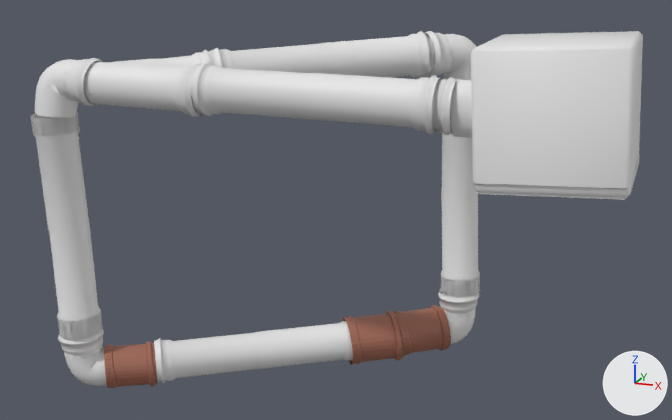
Two versions of the Blender file object3d/Esgoto/canos.blend, one commit apart.
Both versions are drawn from a 50 mm camera at (5.96, -3.33, 4.03) aimed at (1.31, 9.02, 0.22). The axes (+X, +Y, +Z) are drawn at lower right. The lights are the same throughout.

Script lines for the objects in view, before the commit:
```python
ob_beziercurve_001 = bpy.data.objects.new('BezierCurve.001', me_beziercurve_001)
ob_beziercurve_001.location = (-4.01, 7.67, 1.44)
ob_beziercurve_001.rotation_euler = (6.33, -3.063, 0.0789)  # degrees (3, -175, 4.5)
ob_beziercurve_001.scale = (0.226, 0.226, 0.226)
ob_beziercurve_002 = bpy.data.objects.new('BezierCurve.002', me_beziercurve_002)
ob_beziercurve_002.location = (-1.53, 8.17, -3.85)
ob_beziercurve_002.rotation_euler = (8.322, -4.591, 2.628)  # degrees (117, -263, 151)
ob_beziercurve_002.scale = (0.226, 0.226, 0.226)
ob_beziercurve_003 = bpy.data.objects.new('BezierCurve.003', me_beziercurve_003)
ob_beziercurve_003.location = (2.2, 10.13, -3.68)
ob_beziercurve_003.rotation_euler = (7.715, -4.65, 5.202)  # degrees (82, -266, 298)
ob_beziercurve_003.scale = (0.226, 0.226, 0.226)
ob_circle_001 = bpy.data.objects.new('Circle.001', me_circle_021)
ob_circle_001.location = (3.38, 11.22, 2.4)
ob_circle_001.rotation_euler = (1.086, -1.461, 2.659)  # degrees (62, -84, 152)
ob_circle_001.scale = (0.675, 0.64, 0.674)
ob_circle_003 = bpy.data.objects.new('Circle.003', me_circle_002)
ob_circle_003.location = (2.58, 10.57, -2.17)
ob_circle_003.rotation_euler = (1.219, -1.481, 2.466)  # degrees (70, -85, 141)
ob_circle_003.scale = (0.675, 0.64, 0.674)
ob_circle_004 = bpy.data.objects.new('Circle.004', me_circle_009)
ob_circle_004.location = (-0.97, 8.36, -2.32)
ob_circle_004.rotation_euler = (1.541, 0.0000358, 2.146)  # degrees (88, 0, 123)
ob_circle_004.scale = (0.724, 0.724, 0.197)
ob_circle_005 = bpy.data.objects.new('Circle.005', me_circle_003)
ob_circle_005.location = (2.43, 10.39, -2.12)
ob_circle_005.rotation_euler = (1.481, -0.135, 2.143)  # degrees (85, -7.7, 123)
ob_circle_005.scale = (0.831, 0.831, 0.226)
ob_circle_006 = bpy.data.objects.new('Circle.006', me_circle_004)
ob_circle_006.location = (3.03, 10.81, -2.04)
ob_circle_006.rotation_euler = (1.463, 0.0245, 2.166)  # degrees (84, 1.4, 124)
ob_circle_006.scale = (0.779, 0.778, 0.212)
ob_circle_015 = bpy.data.objects.new('Circle.015', me_circle_011)
ob_circle_015.location = (4.75, 7.75, 2.03)
ob_circle_015.rotation_euler = (1.678, -1.491, 1.459)  # degrees (96, -85, 84)
ob_circle_015.scale = (0.675, 0.64, 0.674)
# also in view: 'Circle.012' at (1.54, 7.66, 2.12); 'Circle.016' at (-0.91, 8.07, 2.15); 'BezierCurve.006' at (2.54, 10.51, 2.31); 'Cube' at (4.41, 7.8, 2.1); 'Circle.002' at (2.77, 10.72, 0.22)
```
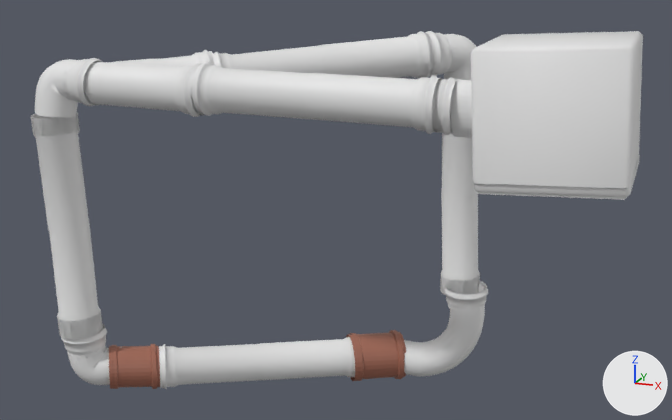
The newer file is also turned or shifted as a whole; pictures and numbers use the older file's frame.

Boxes [x1, y1, x2, y2] around the edits, measured in the pictures (672 x 420 px):
'Circle.003', moved, turned
    before: [154, 321, 353, 383]
    after: [159, 337, 355, 389]
'Circle.001', moved, turned
    before: [210, 31, 434, 78]
    after: [212, 31, 435, 78]
'BezierCurve.002', moved, turned
    before: [58, 329, 107, 386]
    after: [35, 58, 103, 118]
'BezierCurve.001', moved, turned
    before: [35, 58, 103, 118]
    after: [426, 31, 476, 80]
'BezierCurve', added
    after: [404, 281, 488, 376]
'Circle.005', moved, turned
    before: [342, 311, 405, 365]
    after: [346, 330, 406, 381]
'BezierCurve.003', moved, turned
    before: [438, 289, 479, 344]
    after: [61, 323, 122, 385]
'Circle.004', moved, turned
    before: [104, 342, 158, 388]
    after: [109, 344, 160, 389]
'Circle.006', deleted
    before: [394, 305, 451, 355]
'BezierCurve.006', unchanged, covered by the edit
    before: [426, 31, 476, 80]

Diff of the bpy script that builds the scene:
```diff
--- a/object3d/Esgoto/canos.blend.py
+++ b/object3d/Esgoto/canos.blend.py
@@ ob_circle_004 @@
 ob_circle_004 = bpy.data.objects.new('Circle.004', me_circle_009)
-ob_circle_004.location = (-0.97, 8.36, -2.32)
-ob_circle_004.rotation_euler = (1.541, 0.0000358, 2.146)  # degrees (88, 0, 123)
+ob_circle_004.location = (-0.94, 8.39, -2.4)
+ob_circle_004.rotation_euler = (1.599, -0.0375, 2.145)  # degrees (92, -2.1, 123)
 ob_circle_004.scale = (0.724, 0.724, 0.197)
@@ ob_circle_001 @@
 ob_circle_001 = bpy.data.objects.new('Circle.001', me_circle_021)
-ob_circle_001.location = (3.38, 11.22, 2.4)
-ob_circle_001.rotation_euler = (1.086, -1.461, 2.659)  # degrees (62, -84, 152)
+ob_circle_001.location = (3.41, 11.15, 2.44)
+ob_circle_001.rotation_euler = (-1.998, -1.737, -0.538)  # degrees (-114, -100, -31)
 ob_circle_001.scale = (0.675, 0.64, 0.674)
@@ ob_beziercurve_001 @@
 ob_beziercurve_001 = bpy.data.objects.new('BezierCurve.001', me_beziercurve_001)
-ob_beziercurve_001.location = (-4.01, 7.67, 1.44)
-ob_beziercurve_001.rotation_euler = (6.33, -3.063, 0.0789)  # degrees (3, -175, 4.5)
+ob_beziercurve_001.location = (4.04, 11.66, 1.59)
+ob_beziercurve_001.rotation_euler = (3.14, -0.018, 0.781)  # degrees (180, -1, 45)
 ob_beziercurve_001.scale = (0.226, 0.226, 0.226)
@@ ob_beziercurve_002 @@
 ob_beziercurve_002 = bpy.data.objects.new('BezierCurve.002', me_beziercurve_002)
-ob_beziercurve_002.location = (-1.53, 8.17, -3.85)
-ob_beziercurve_002.rotation_euler = (8.322, -4.591, 2.628)  # degrees (117, -263, 151)
+ob_beziercurve_002.location = (-4.01, 7.67, 1.44)
+ob_beziercurve_002.rotation_euler = (0.0469, -3.063, 0.0789)  # degrees (2.7, -175, 4.5)
 ob_beziercurve_002.scale = (0.226, 0.226, 0.226)
@@ ob_beziercurve_003 @@
 ob_beziercurve_003 = bpy.data.objects.new('BezierCurve.003', me_beziercurve_003)
-ob_beziercurve_003.location = (2.2, 10.13, -3.68)
-ob_beziercurve_003.rotation_euler = (7.715, -4.65, 5.202)  # degrees (82, -266, 298)
+ob_beziercurve_003.location = (-1.49, 8.2, -3.85)
+ob_beziercurve_003.rotation_euler = (-1.103, 1.45, -0.514)  # degrees (-63, 83, -29)
 ob_beziercurve_003.scale = (0.226, 0.226, 0.226)
@@ ob_circle_003 @@
 ob_circle_003 = bpy.data.objects.new('Circle.003', me_circle_002)
-ob_circle_003.location = (2.58, 10.57, -2.17)
-ob_circle_003.rotation_euler = (1.219, -1.481, 2.466)  # degrees (70, -85, 141)
+ob_circle_003.location = (2.61, 10.6, -2.56)
+ob_circle_003.rotation_euler = (-0.958, -1.627, -1.639)  # degrees (-55, -93, -94)
 ob_circle_003.scale = (0.675, 0.64, 0.674)
@@ ob_circle_005 @@
 ob_circle_005 = bpy.data.objects.new('Circle.005', me_circle_003)
-ob_circle_005.location = (2.43, 10.39, -2.12)
-ob_circle_005.rotation_euler = (1.481, -0.135, 2.143)  # degrees (85, -7.7, 123)
+ob_circle_005.location = (2.47, 10.42, -2.5)
+ob_circle_005.rotation_euler = (1.544, -0.174, 2.134)  # degrees (88, -10, 122)
 ob_circle_005.scale = (0.831, 0.831, 0.226)
@@ ob_circle_006 @@
-ob_circle_006 = bpy.data.objects.new('Circle.006', me_circle_004)
@@ ob_beziercurve @@
+ob_beziercurve = bpy.data.objects.new('BezierCurve', me_beziercurve)  # 854 vertices, 748 faces; spans x -5.453..-4.294, y 3.635..4.465, z -1.697..-0.517; in mat_material_007 (white #e7e7e7)
+ob_beziercurve.location = (10.62, 10.66, -0.47)
+ob_beziercurve.rotation_euler = (-0.00256, -0.0178, 0.737)  # degrees (-0.1, -1, 42)
+ob_beziercurve.scale = (1.27, 1.27, 1.27)
```
